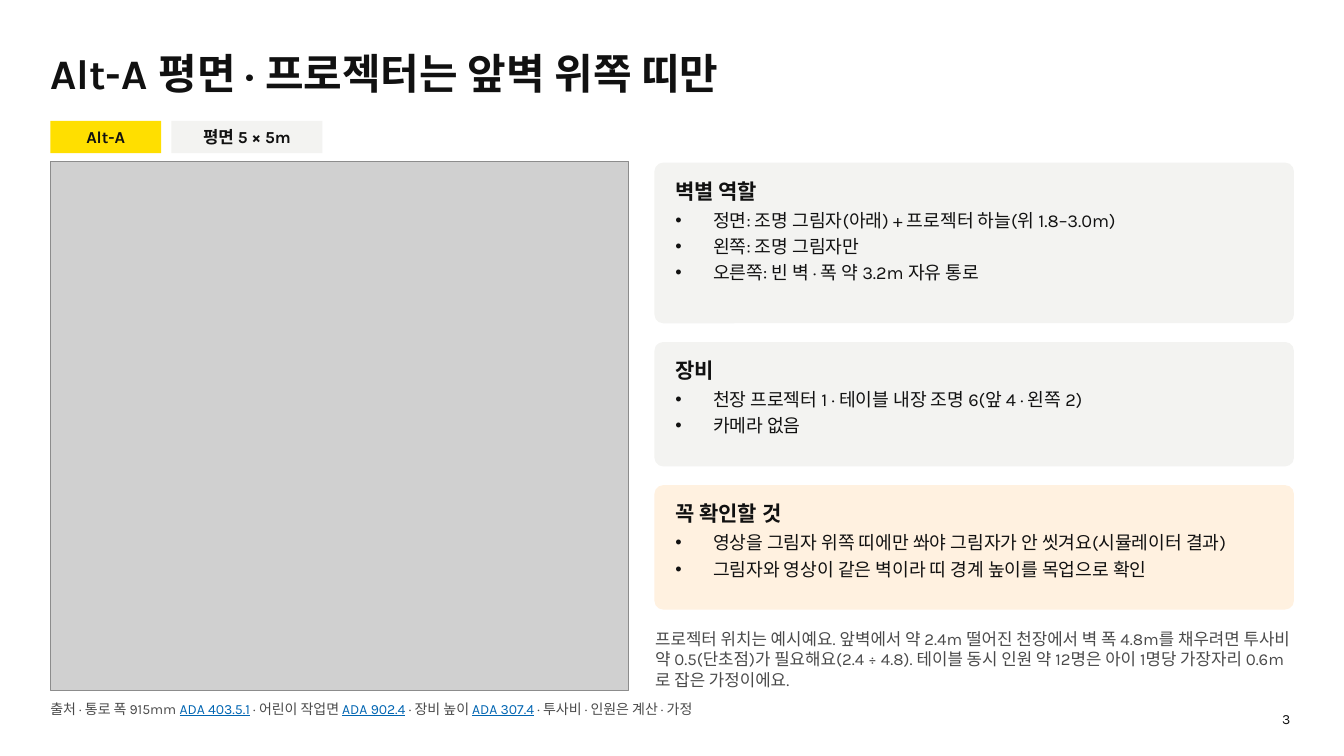
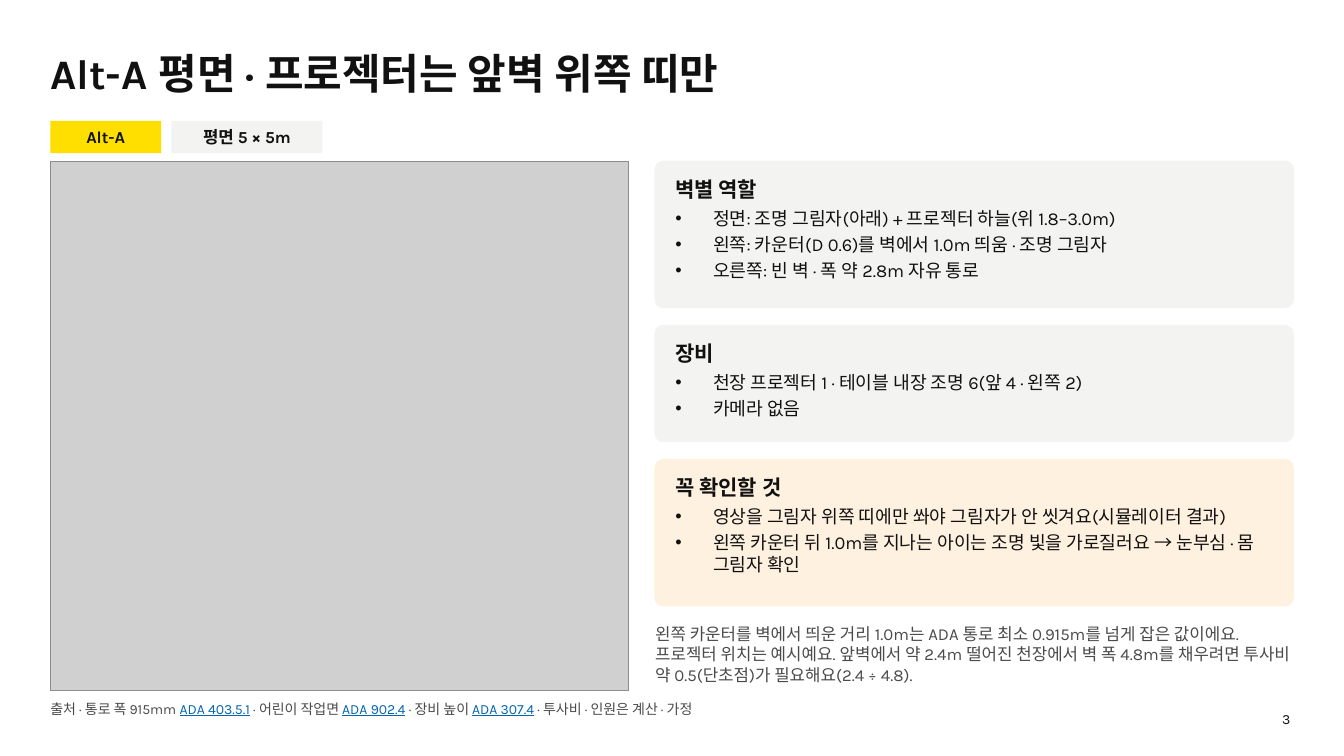
Before and after one commit to Crystalleeee/USA-AKP, a slide deck: slide 3 of reports/akp-blockscape-alt-ab-plans.pptx. Drawn at 1344x756 pixels with LibreOffice and Linux fonts; fonts in the diff are those of the drawing; grey boxes stand for pictures. Boxes give left, top, right and bottom in pixels: in the first picture for what was removed or moved away, otherwise in the second. Text is boxed around its words. In the diff, an @@ line names an element or a change of style, - is before the commit and + after.

```diff
--- a/reports/akp-blockscape-alt-ab-plans.pptx
+++ b/reports/akp-blockscape-alt-ab-plans.pptx
@@ rounded rectangle: place and size @@
-rounded rectangle at <box>655,163,1294,323</box>
+rounded rectangle at <box>655,161,1294,308</box>
@@ text at <box>713,236,1107,279</box>: text changed @@
-• 왼쪽: 조명 그림자만
-• 오른쪽: 빈 벽 · 폭 약 3.2m 자유 통로
+• 왼쪽: 카운터(D 0.6)를 벽에서 1.0m 띄움 · 조명 그림자
+• 오른쪽: 빈 벽 · 폭 약 2.8m 자유 통로
@@ proportions changed in 3 elements at <box>655,161,1294,308</box>, <box>655,460,1294,606</box>, <box>655,326,1294,442</box> @@
@@ rounded rectangle: place and size @@
-rounded rectangle at <box>655,343,1294,466</box>
+rounded rectangle at <box>655,326,1294,442</box>
@@ text "장비": place and size @@
-text "장비" at <box>675,360,1082,434</box>
+text "장비" at <box>675,343,1082,417</box>
@@ rounded rectangle: place and size @@
-rounded rectangle at <box>655,486,1294,609</box>
+rounded rectangle at <box>655,460,1294,606</box>
@@ text "꼭 확인할 것": place and size @@
-text "꼭 확인할 것" at <box>675,503,1226,578</box>
+text "꼭 확인할 것" at <box>675,477,1255,573</box>
@@ text at <box>713,534,1255,573</box>: text changed @@
-• 그림자와 영상이 같은 벽이라 띠 경계 높이를 목업으로 확인
+• 왼쪽 카운터 뒤 1.0m를 지나는 아이는 조명 빛을 가로질러요 → 눈부심 · 몸 그림자 확인
@@ text at <box>655,626,1290,683</box>: text changed @@
-프로젝터 위치는 예시예요. 앞벽에서 약 2.4m 떨어진 천장에서 벽 폭 4.8m를 채우려면 투사비 약 0.5(단초점)가 필요해요(2.4 ÷ 4.8). 테이블 동시 인원 약 12명은 아이 1명당 가장자리 0.6m로 잡은 가정이에요.
+왼쪽 카운터를 벽에서 띄운 거리 1.0m는 ADA 통로 최소 0.915m를 넘게 잡은 값이에요. 프로젝터 위치는 예시예요. 앞벽에서 약 2.4m 떨어진 천장에서 벽 폭 4.8m를 채우려면 투사비 약 0.5(단초점)가 필요해요(2.4 ÷ 4.8).
```
Also in this commit, not shown: 4 other slides changed.
